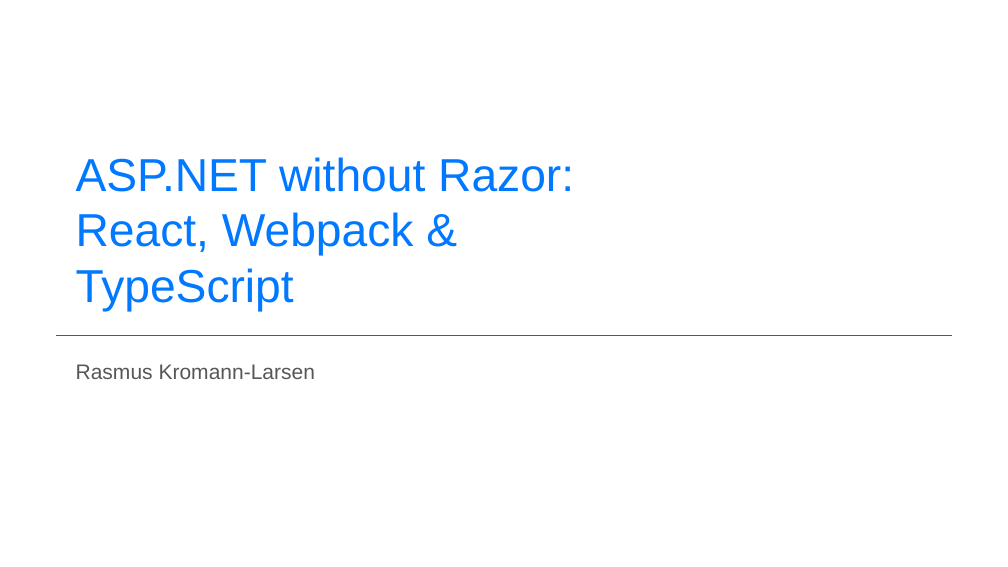
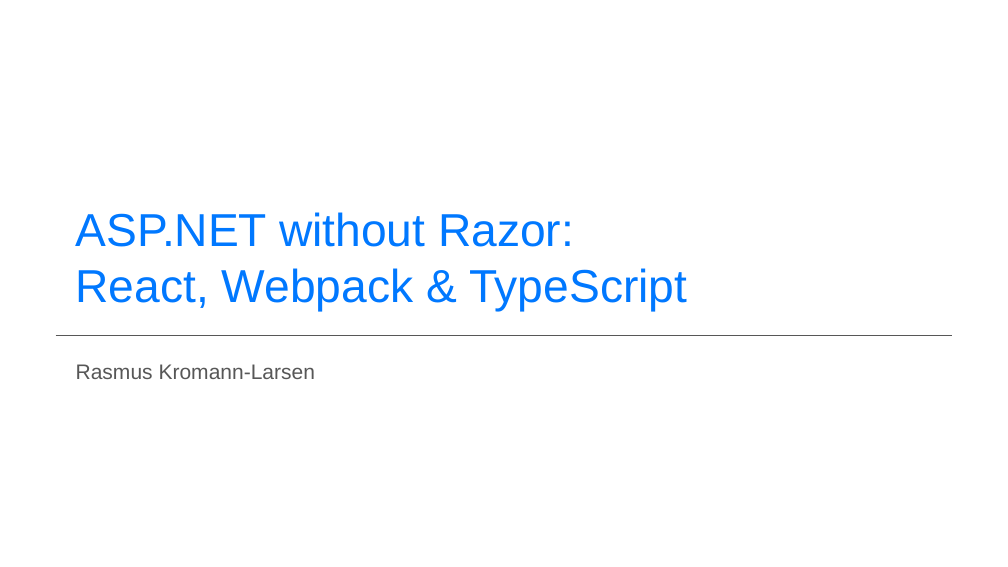
Before and after one commit to rasmuskl/react-webpack-typescript, a slide deck: slide 1 of _notes/Presentation.pptx. Drawn at 1008x567 pixels with LibreOffice and Linux fonts; fonts in the diff are those of the drawing; background and template pictures are left out. Boxes give left, top, right and bottom in pixels: in the first picture for what was removed or moved away, otherwise in the second. Text is boxed around its words. In the diff, an @@ line names an element or a change of style, - is before the commit and + after.

```diff
--- a/_notes/Presentation.pptx
+++ b/_notes/Presentation.pptx
@@ title "ASP.NET without Razor: React, Webpack ..." rewrapped from (x1=76, y1=157, x2=574, y2=311) to (x1=76, y1=212, x2=687, y2=311) @@
```
Also in this commit, not shown: 1 other slide changed, 20 other files.
